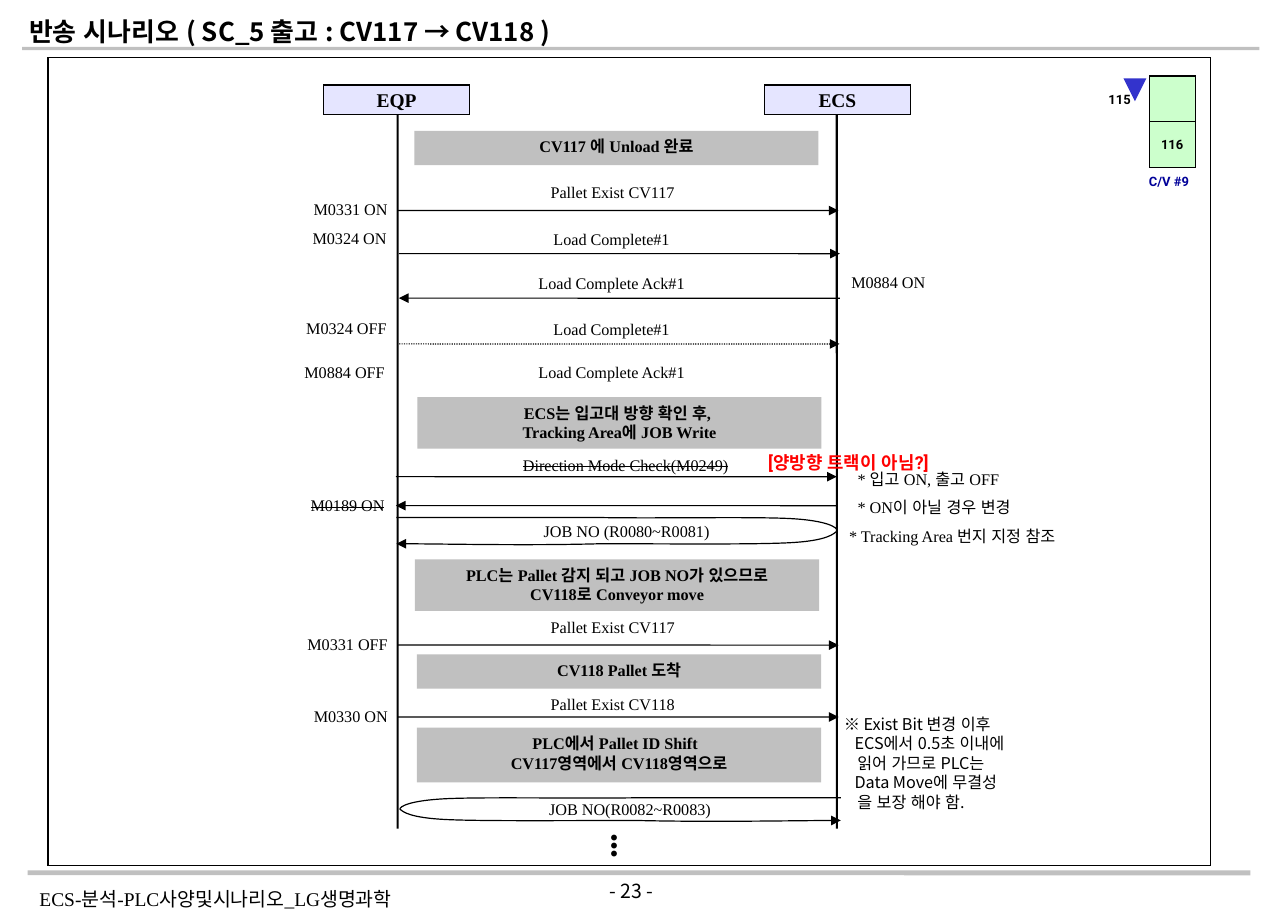
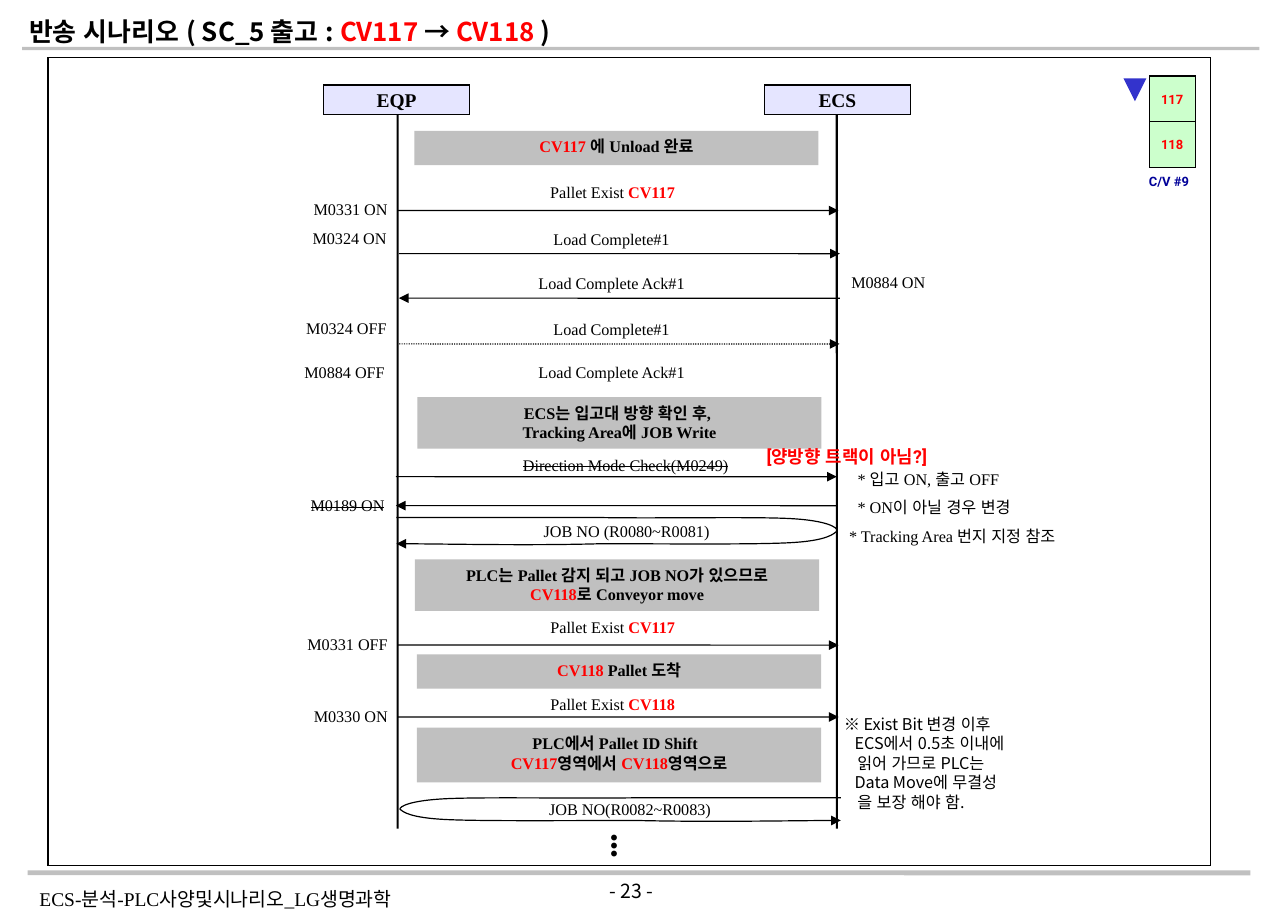
Before and after one commit to yeorijby-coder/LGLS_ALL, a slide deck: slide 23 of 260818_ECS-분석-PLC사양및시나리오_LG생명과학_V1.2_20260822.pptx. Drawn at 1288x923 pixels with LibreOffice and Linux fonts; fonts in the diff are those of the drawing. Boxes give left, top, right and bottom in pixels: in the first picture for what was removed or moved away, otherwise in the second. Text is boxed around its words. In the diff, an @@ line names an element or a change of style, - is before the commit and + after.

```diff
--- a/260818_ECS-분석-PLC사양및시나리오_LG생명과학_V1.2_20260822.pptx
+++ b/260818_ECS-분석-PLC사양및시나리오_LG생명과학_V1.2_20260822.pptx
@@ text "반송 시나리오 ( SC_5 출고 ..." at box(29, 19, 534, 45): text colour #000000 to #FF0000 in "CV117 CV118" @@
@@ text in rectangle at box(1161, 94, 1183, 104): text changed; text colour #000000 to #FF0000 @@
-115
+117
@@ rectangle "CV117 에 Unload 완료" at box(414, 131, 819, 165): text colour #000000 to #FF0000 in "CV117" @@
@@ text in rectangle at box(1161, 139, 1183, 149): text changed; text colour #000000 to #FF0000 @@
-116
+118
@@ text "Pallet Exist CV117" at box(550, 186, 675, 199): text colour #000000 to #FF0000, bold on in "CV117" @@
@@ text "[양방향 트랙이 아님?]": place and size @@
-text "[양방향 트랙이 아님?]" at box(768, 451, 929, 475)
+text "[양방향 트랙이 아님?]" at box(767, 445, 927, 469)
@@ text in rectangle at box(530, 587, 704, 604): text colour #000000 to #FF0000 in "CV118로" @@
@@ text "Pallet Exist CV117" at box(550, 621, 675, 634): text colour #000000 to #FF0000, bold on in "CV117" @@
@@ rectangle "CV118 Pallet 도착" at box(416, 655, 821, 688): text colour #000000 to #FF0000 in "CV118" @@
@@ text "Pallet Exist CV118" at box(550, 698, 675, 711): text colour #000000 to #FF0000, bold on in "CV118" @@
@@ text in rectangle at box(511, 756, 727, 771): text colour #000000 to #FF0000 in "CV117영역에서 CV118영역으로" @@
```
Also in this commit, not shown: 20 other slides changed.
